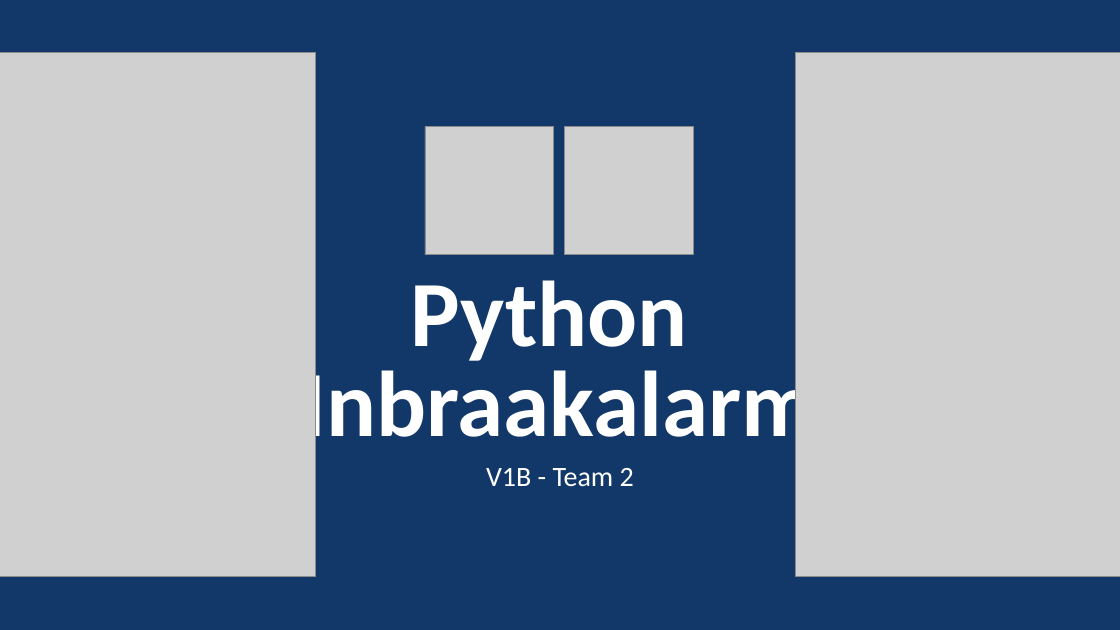
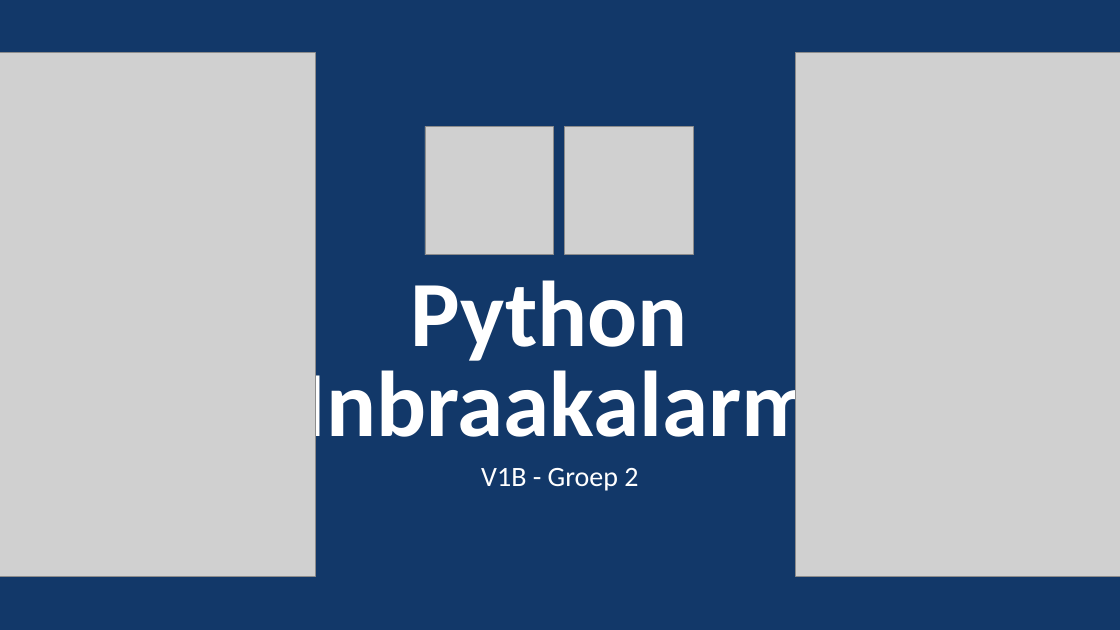
Before and after one commit to vincevannoort/miniproject-computersystems, a slide deck: slide 1 of presentatie/minproject-presentatie.pptx. Drawn at 1120x630 pixels with LibreOffice and Linux fonts; fonts in the diff are those of the drawing; grey boxes stand for pictures. Boxes give left, top, right and bottom in pixels: in the first picture for what was removed or moved away, otherwise in the second. Text is boxed around its words. In the diff, an @@ line names an element or a change of style, - is before the commit and + after.

```diff
--- a/presentatie/minproject-presentatie.pptx
+++ b/presentatie/minproject-presentatie.pptx
@@ subtitle at (481,468,638,491): text changed @@
-V1B - Team 2
+V1B - Groep 2
```
Also in this commit, not shown: 3 other slides changed, 7 slides added, 8 slides removed.
